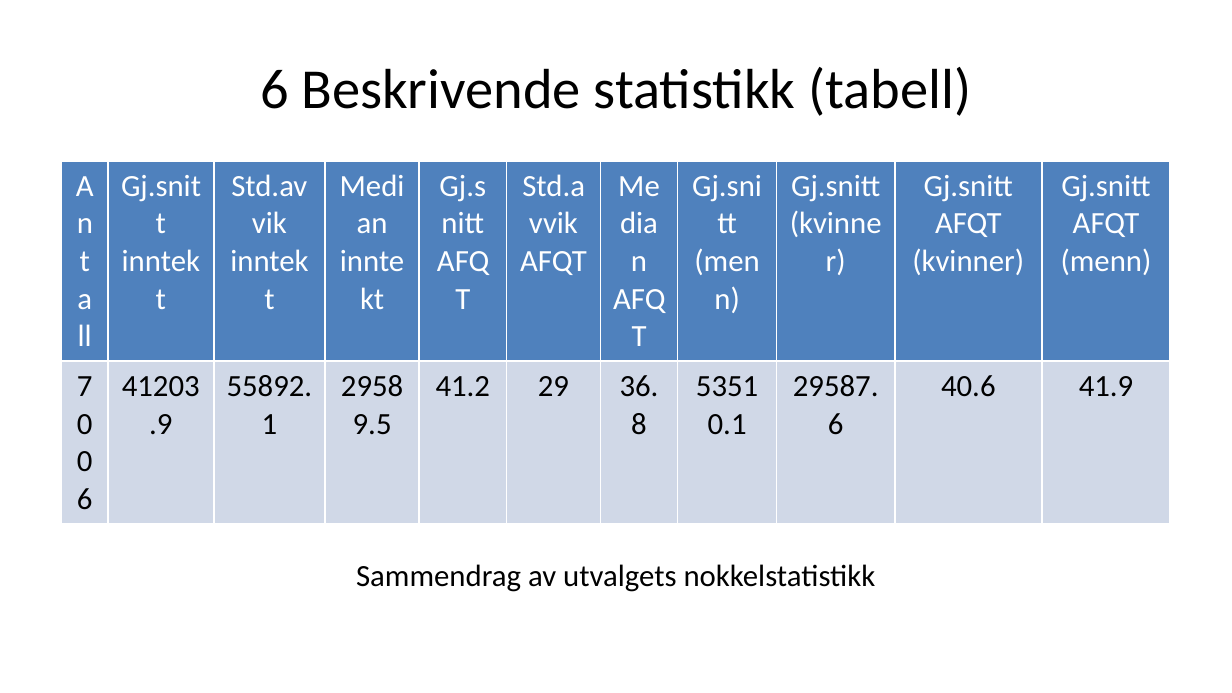
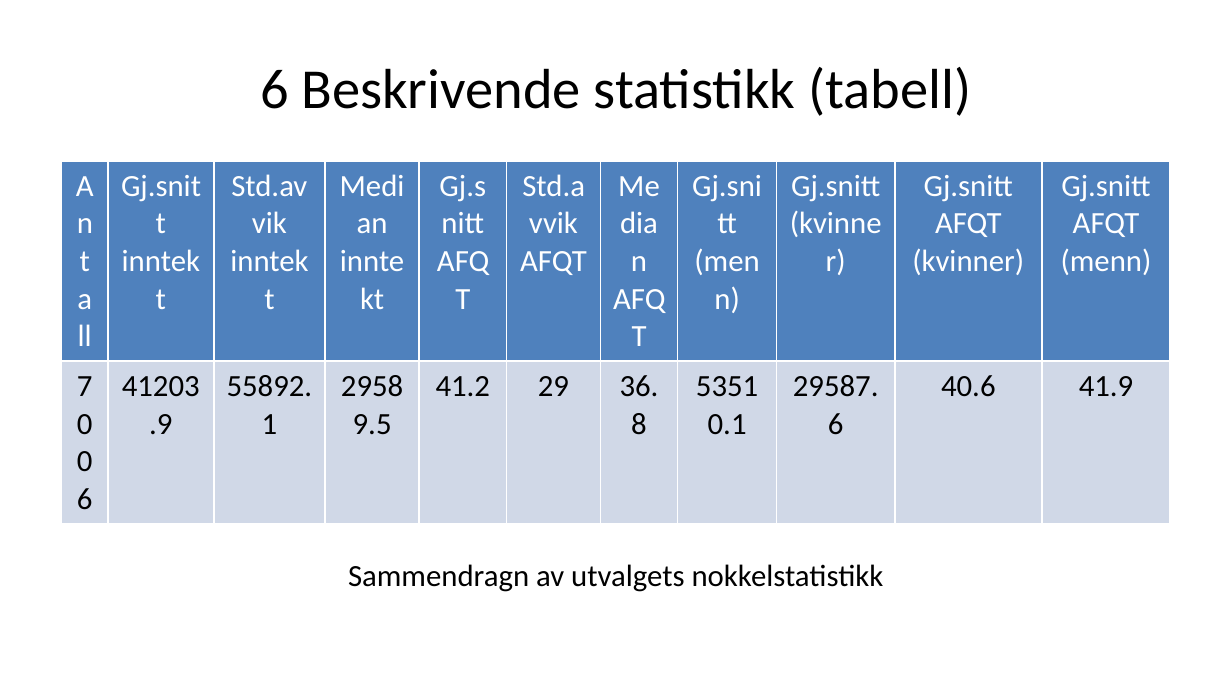
Before and after one commit to H-Vika/MSB105-Assign-2, a slide deck: slide 7 of MSB105 assign 2 presentasjon.pptx. Drawn at 1232x693 pixels with LibreOffice and Linux fonts; fonts in the diff are those of the drawing. Boxes give left, top, right and bottom in pixels: in the first picture for what was removed or moved away, otherwise in the second. Text is boxed around its words. In the diff, an @@ line names an element or a change of style, - is before the commit and + after.

```diff
--- a/MSB105 assign 2 presentasjon.pptx
+++ b/MSB105 assign 2 presentasjon.pptx
@@ text at [348,564,884,592]: text changed @@
-Sammendrag av utvalgets nokkelstatistikk
+Sammendragn av utvalgets nokkelstatistikk
```
Also in this commit, not shown: 2 other slides changed, 3 slides removed, 2 other files.
